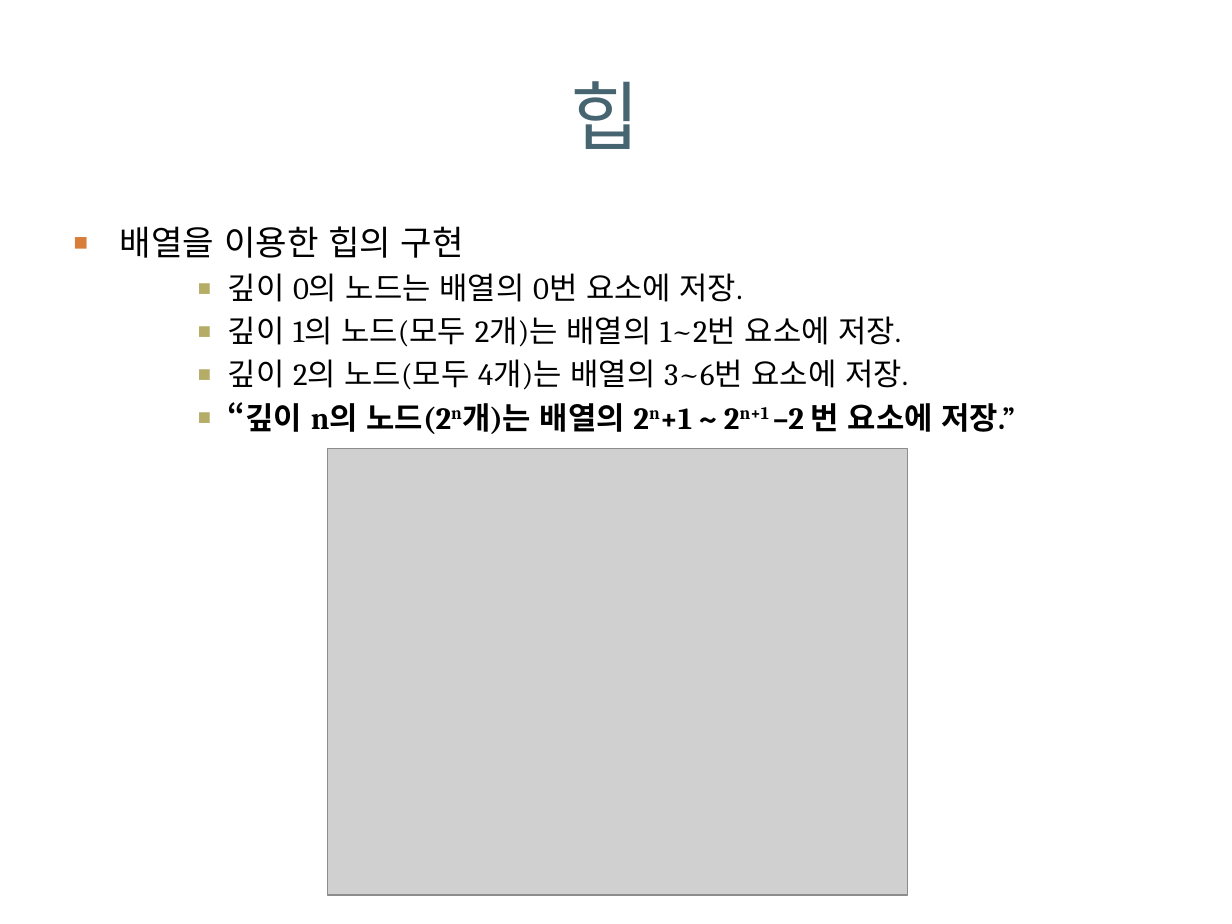
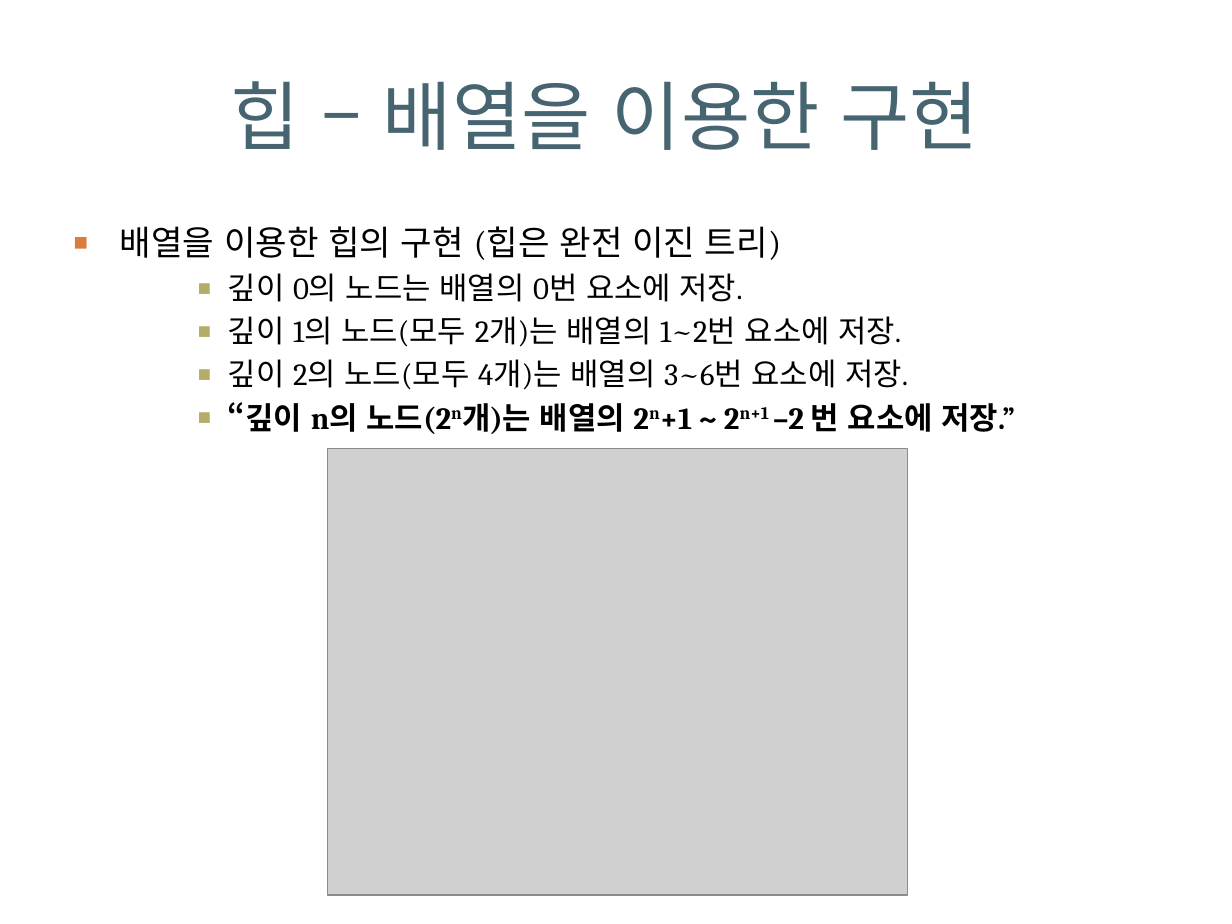
Before and after one commit to dknife/ProgrammingChallenges, a slide deck: slide 22 of LectureNotes/day2.pptx. Drawn at 1232x924 pixels with LibreOffice and Linux fonts; fonts in the diff are those of the drawing; grey boxes stand for pictures; background and template pictures are left out. Boxes give left, top, right and bottom in pixels: in the first picture for what was removed or moved away, otherwise in the second. Text is boxed around its words. In the diff, an @@ line names an element or a change of style, - is before the commit and + after.

```diff
--- a/LectureNotes/day2.pptx
+++ b/LectureNotes/day2.pptx
@@ title at (x1=231, y1=81, x2=980, y2=150): text changed @@
-힙
+힙 – 배열을 이용한 구현
@@ text at (x1=120, y1=226, x2=781, y2=260): text changed @@
-■ 배열을 이용한 힙의 구현
+■ 배열을 이용한 힙의 구현 (힙은 완전 이진 트리)
```
Also in this commit, not shown: 8 other slides changed, 1 other file.
